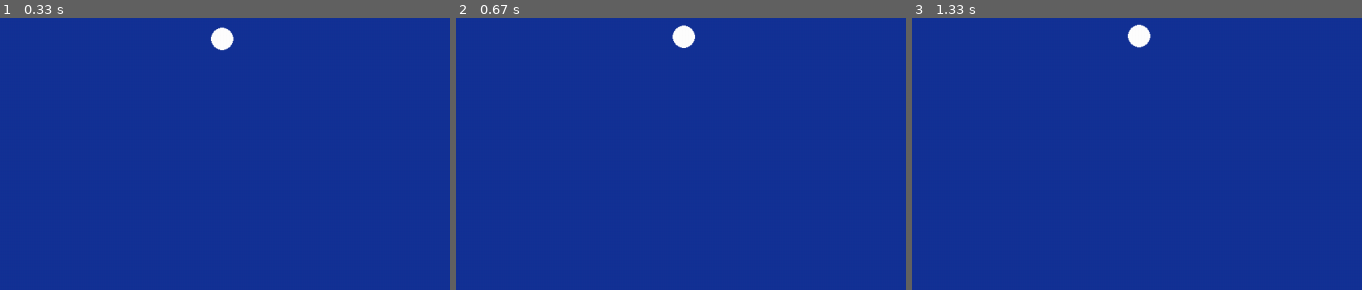
Above: before the commit, frames 1-3 (left to right).
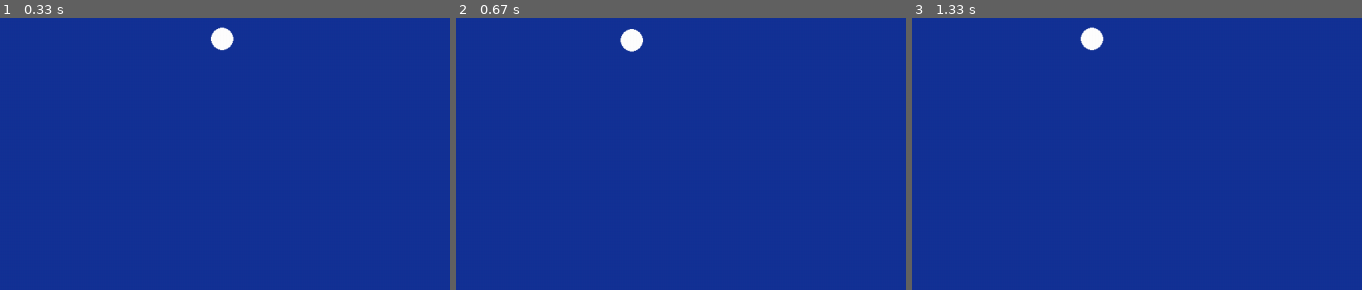
Above: after the commit, the same moments.

Repository: RobT0g/PygameSimulations
Game: pygame game, started from example3.py
Same seed, same stepped clock (60 frames per second), same inputs: the game is played once before the commit and once after it.
Inputs (mouse positions are % of the whole screen's width and height, from its top left):
- Up to frame 1 (0.33 s): no input
- Up to frame 2 (0.67 s): press the mouse at (50, 46) at 0.37 s; move the mouse to (38, 42) at 0.47 s; release the mouse at (26, 39) at 0.6 s
- Up to frame 3 (1.33 s): press the mouse at (50, 46) at 0.7 s; move the mouse to (58, 20) at 0.8 s; release the mouse at (outside the picture) at 0.93 s; press the mouse at (50, 46) at 1.03 s; move the mouse to (51, 21) at 1.13 s; release the mouse at (outside the picture) at 1.27 s
The pictures show only the part of the screen within x 0-50%, y 0-50%; the shares and areas given below are measured in that part.

Frame 1 is identical in both runs. In frame 2, 0.7% of the frame differs, in the area x 36-54%, y 2-13%; in frame 3, 0.7%, in the area x 37-54%, y 2-13%.

Commit message:
it's working

Diff:
--- a/example3.py
+++ b/example3.py
@@ -4,11 +4,13 @@
 
 pygame.init()
 
-# Starting Position, Speed and Gravity
+# Customizable Parameters
 starting_pos = [300, 200]
-starting_speed = [5, -10]
+starting_speed = [-30, -10]
 gravity_accel = 10
 ground_level = 32
+timeStep = 200
+elasticity_coeficient = 40
 
 # Setting screen size
 pixel_size = 32
@@ -25,7 +27,6 @@
 
 # Setting refresh rate
 refresh = 25
-timeStep = 150
 clock = pygame.time.Clock()
 update = pygame.USEREVENT + 1
 pygame.time.set_timer(update, refresh)
@@ -40,41 +41,56 @@
 current_pos = starting_pos[:]
 current_speed = starting_speed[:]
 current_time = 0
-time_modifier = [0, 0]
+time_modifier = 0
+collision_time = 0
 
 # Pause Variable
 paused = True
 
 def update_variables():
-    global current_pos, current_time, speed, paused
+    global current_pos, current_time, current_pos, current_speed, space_initial, velocity_initial, paused, time_modifier, collision_time
 
     if paused:
         return
 
     # Incrementing time
     current_time += timeStep
-    formula_time = [(current_time - i)/1000 for i in time_modifier]
-    if current_time/1000 >= 12.84: paused = True
+    formula_time = (current_time - time_modifier)/1000
+
+    # Checking collisions
+    if formula_time >= collision_time and collision_time >= 0.5:
+        #print('Collided!')
+        time_modifier = time_modifier + collision_time*1000
+        formula_time = (current_time - time_modifier)/1000
+
+        space_initial[0] = space_initial[0] + velocity_initial[0]*collision_time
+        velocity_initial[0] = (1-elasticity_coeficient/100) * velocity_initial[0]
+
+        space_initial[1] = ground_level-ball.get_size()[1]
+        velocity_initial[1] = (-1+elasticity_coeficient/100)*(velocity_initial[1] + gravity_accel*collision_time)
 
     # Updating ball position
-    current_pos[0] = space_initial[0] + velocity_initial[0]*formula_time[0]
-    current_pos[1] = space_initial[1] + velocity_initial[1]*formula_time[1] + (gravity_accel*(formula_time[1]**2))/2
+    if collision_time <= 0.5:
+        current_pos[1] = ground_level-ball.get_size()[0]
+    else:
+        current_pos[1] = space_initial[1] + velocity_initial[1]*formula_time + (gravity_accel*(formula_time**2))/2
+        current_pos[0] = (space_initial[0] + velocity_initial[0]*formula_time)%screen_width
+
+    print([f'{i:.3f}' for i in [*current_pos, formula_time, current_time]])
 
     # Updating speed values
-    current_speed[1] = velocity_initial[1] + gravity_accel*formula_time[1]
+    current_speed[1] = velocity_initial[1] + gravity_accel*formula_time
+    check_collision_at_y_axis()
 
 def check_collision_at_y_axis():
-    # if current_pos[1] + ball.get_size()[1] < ground_level:
-    #     return
+    global space_initial, velocity_initial, paused, time_modifier, collision_time
 
     delta = (4*velocity_initial[1]**2) - 4 * gravity_accel * (2*space_initial[1] - 2*ground_level + 2*ball.get_size()[1])
     collision_time = (-2*velocity_initial[1] + math.sqrt(delta))/(2*gravity_accel)
-    print(collision_time)
 
-    # velocity_initial[1] = -0.85 * velocity_initial[1]
-    # if abs(velocity_initial[1]) < 1:
-    #     velocity_initial[1] = 0
+    #print(collision_time)
 
+# Calculate collision times
 check_collision_at_y_axis()
 
 # Main Loop
@@ -98,4 +114,3 @@
             pygame.display.flip()
 
             update_variables()
-            #check_collision()
